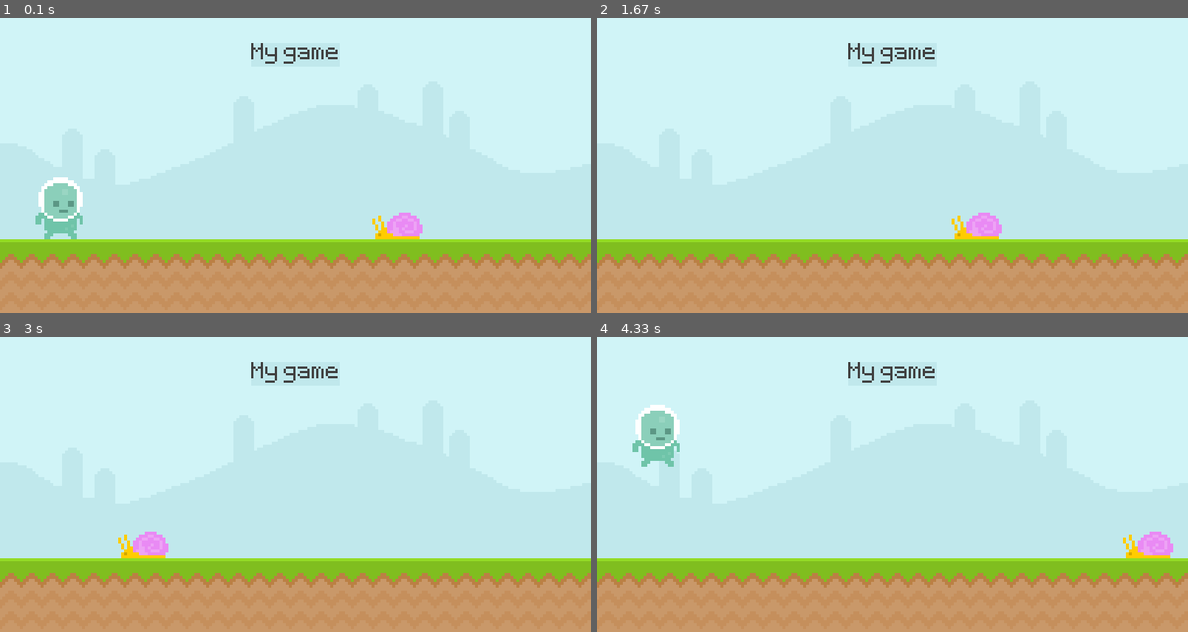
Above: before the commit, frames 1-4 (two rows, left to right).
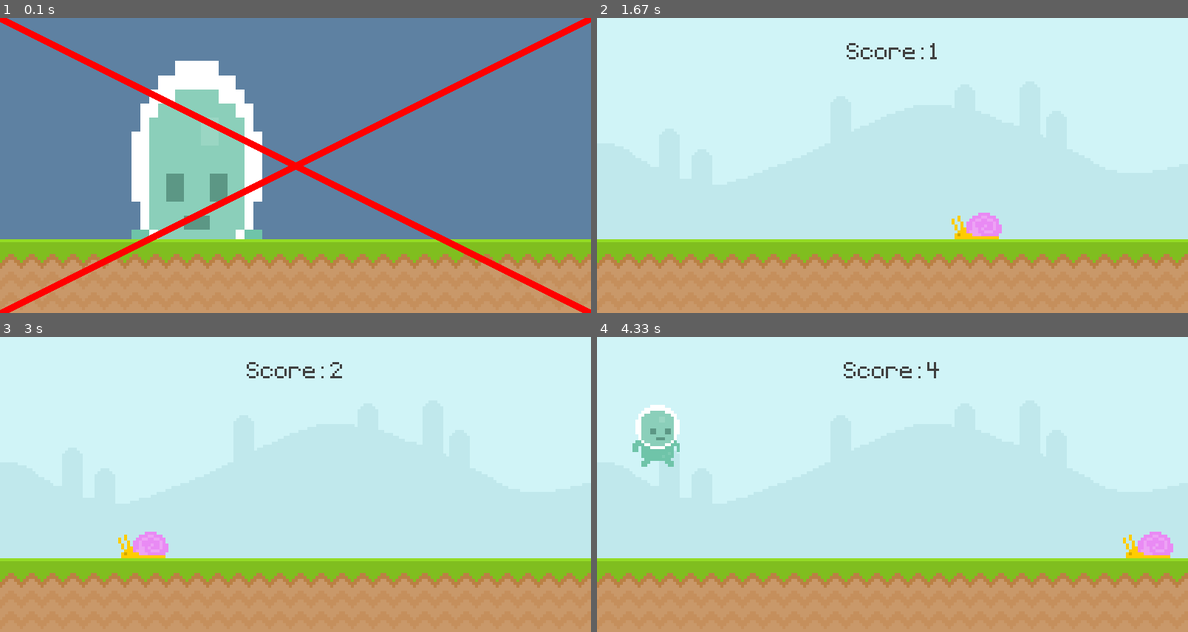
Above: after the commit, the same moments.

Repository: PaulFSherwood/python
Game: pygame game, started from pygame/pygameFirstTest.py
Same seed, same stepped clock (60 frames per second), same inputs: the game is played once before the commit and once after it.
Inputs (mouse positions are in pixels of both pictures, inside the frame that each line leads up to):
- Up to frame 1 (0.1 s): no input
- Up to frame 2 (1.67 s): hold F5 0.33-0.8 s; tap Space at 0.83, 1.57 s; click (656, 71) at 1.22 s; hold F10 from 1.5 s (still down)
- Up to frame 3 (3 s): tap Space at 1.87, 2.07, 2.37, 2.9 s; release F10 at 1.97 s; click (59, 413) at 2.55 s; hold F9 from 2.83 s (still down)
- Up to frame 4 (4.33 s): release F9 at 3.13 s; click (656, 419) at 3.22 s; tap Space at 3.9, 4.2 s

The runs differ from the first frame. In frame 1, 76% of the frame differs, in the area x 0-100%, y 0-100%; in frame 2, 0.4%; in frame 3, 0.3%; in frame 4, 0.4%.

Commit message:
Adding ending and begin sceen, and cheat mode

Diff:
--- a/pygame/pygameFirstTest.py
+++ b/pygame/pygameFirstTest.py
@@ -1,21 +1,30 @@
+from dis import dis
 import pygame
 from sys import exit
 
 width = 800
 height = 400
 
+def display_score():
+    current_time = int(pygame.time.get_ticks() / 1000) - start_time
+    score_surf = test_font.render(f'Score: {current_time}', False, (64,64, 64))
+    score_rect = score_surf.get_rect(center = (400, 50))
+    screen.blit(score_surf, score_rect)
+
 pygame.init()
 screen = pygame.display.set_mode((width, height))
 pygame.display.set_caption('Runner')
 clock = pygame.time.Clock()
 test_font = pygame.font.Font('font/Pixeltype.ttf', 50)
-game_active = True
+game_active = False
+cheat_mode = True
+start_time = 0
 
 sky_surface = pygame.image.load('graphics/Sky.png').convert()
 ground_surface = pygame.image.load('graphics/ground.png').convert()
 
-score_surf = test_font.render('My game', False, (64,64, 64))
-score_rect = score_surf.get_rect(center = (400, 50))
+# score_surf = test_font.render('My game', False, (64,64, 64))
+# score_rect = score_surf.get_rect(center = (400, 50))
 
 snail_surface = pygame.image.load('graphics/snail/snail1.png').convert_alpha()
 snail_rect = snail_surface.get_rect(bottomright = (600,300))
@@ -23,35 +32,52 @@
 player_surf = pygame.image.load('graphics/Player/player_walk_1.png').convert_alpha()
 player_rect = player_surf.get_rect(midbottom = (80, 300))
 player_gravity = 0
+player_stand = pygame.image.load('graphics/Player/player_stand.png').convert_alpha()
+player_stand_scaled = pygame.transform.scale(player_stand, (200, 400))
+player_stand_rect = player_stand.get_rect(center = (200, 100))
 
 while True:
     for event in pygame.event.get():
         if event.type == pygame.QUIT:
             pygame.quit()
             exit()
-        if event.type == pygame.MOUSEBUTTONDOWN:
-            if player_rect.collidepoint(event.pos):
-                player_gravity = -20
-        if event.type == pygame.KEYDOWN:            ### event TYPE
-            if event.key == pygame.K_SPACE and player_rect.bottom >= 300:         ### event KEY
-                player_gravity = -20
-            if event.key == pygame.K_F5:
+        if game_active:
+            if event.type == pygame.MOUSEBUTTONDOWN:
+                if player_rect.collidepoint(event.pos):
+                    player_gravity = -20
+            if event.type == pygame.KEYDOWN:            ### event TYPE
+                if event.key == pygame.K_SPACE and player_rect.bottom >= 300:         ### event KEY
+                    player_gravity = -20
+                if event.key == pygame.K_F10:
+                    cheat_mode = True
+                    print('Cheat mode - ENGAGE')
+                if event.key == pygame.K_F9:
+                    cheat_mode = False
+                    print('Cheat mode - dis-engage')
+        else:
+            if event.type == pygame.KEYDOWN and event.key == pygame.K_F5:
                 game_active = True
                 snail_rect.left = 800
+                start_time = int(pygame.time.get_ticks() / 1000)
 
         if event.type == pygame.KEYUP:            ### event TYPE
-            print('key up')
+            pass
 
     if game_active == True:
         screen.blit(sky_surface, (0,0))
         screen.blit(ground_surface, (0,300))
-        pygame.draw.rect(screen, '#c0e8ec', score_rect)
-        pygame.draw.rect(screen, '#c0e8ec', score_rect, 10)
-        screen.blit(score_surf, score_rect)
+        # pygame.draw.rect(screen, '#c0e8ec', score_rect)
+        # pygame.draw.rect(screen, '#c0e8ec', score_rect, 10)
+        # screen.blit(score_surf, score_rect)
+        display_score()
 
         snail_rect.x -=4
         if snail_rect.right <= 0:
             snail_rect.left = 800
+
+        if cheat_mode == True:
+            if snail_rect.right == 196:
+                player_gravity = -20
 
         screen.blit(snail_surface, snail_rect)
 
@@ -65,7 +91,9 @@
         if snail_rect.colliderect(player_rect):
             game_active = False
     else:
-        # screen.fill('Yellow')
+        screen.fill((94, 129, 162))
+        screen.blit(player_stand_scaled, player_stand_rect)
+        screen.blit(ground_surface, (0,300))
         pygame.draw.line(screen, 'red', (0,0), (width, height), 10)
         pygame.draw.line(screen, 'red', (width,0), (0, height), 10)
 
